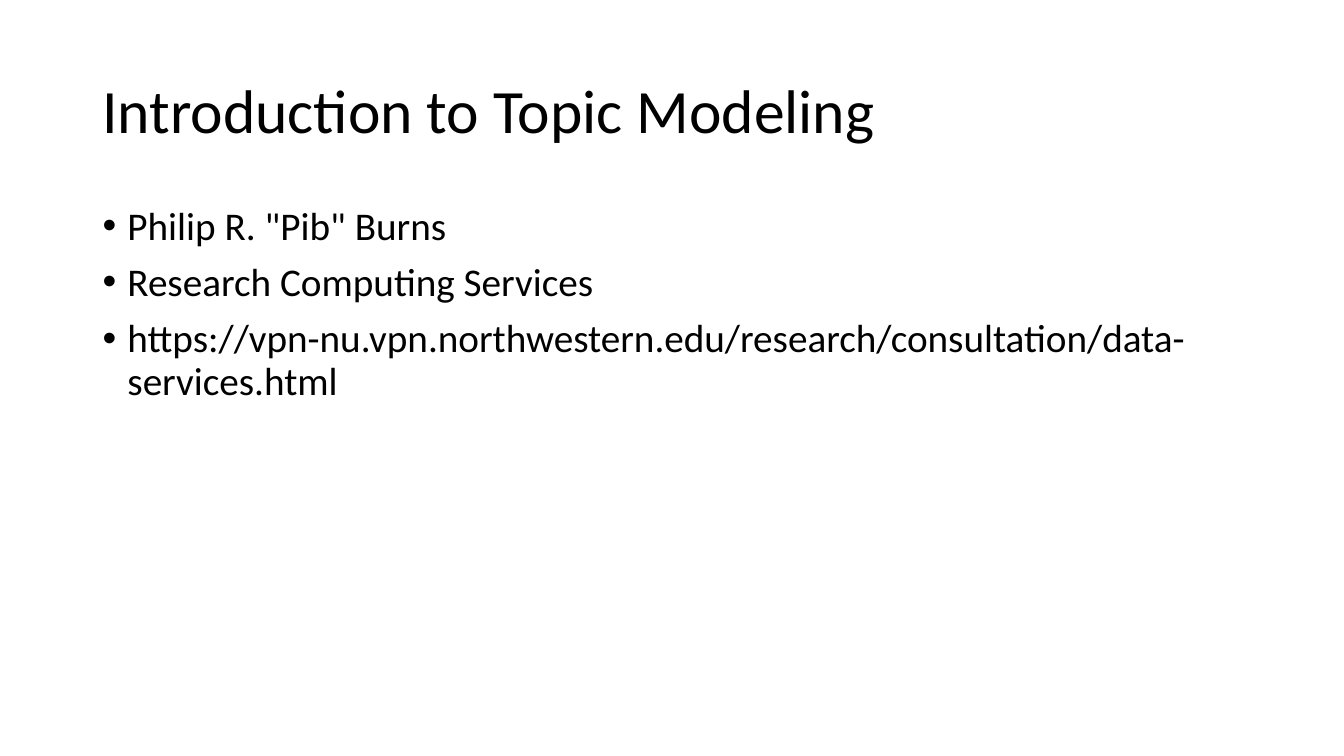
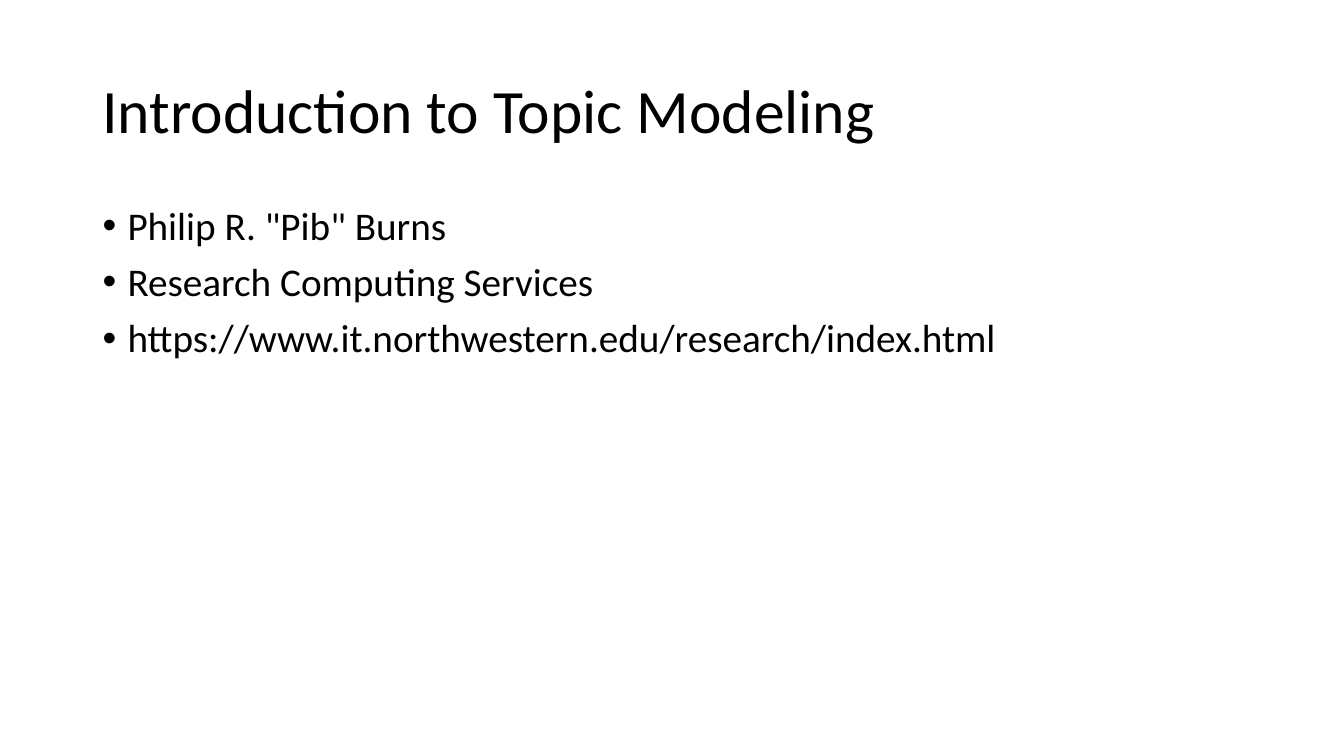
Before and after one commit to nuitrcs/topic-modeling-workshop, a slide deck: slide 1 of topic-model-slides.pptx. Drawn at 1344x756 pixels with LibreOffice and Linux fonts; fonts in the diff are those of the drawing. Boxes give left, top, right and bottom in pixels: in the first picture for what was removed or moved away, otherwise in the second. Text is boxed around its words. In the diff, an @@ line names an element or a change of style, - is before the commit and + after.

```diff
--- a/topic-model-slides.pptx
+++ b/topic-model-slides.pptx
@@ text at <box>128,324,996,359</box>: text changed @@
-• https://vpn-nu.vpn.northwestern.edu/research/consultation/data-services.html
+• https://www.it.northwestern.edu/research/index.html
```
Also in this commit, not shown: 7 other slides changed.
